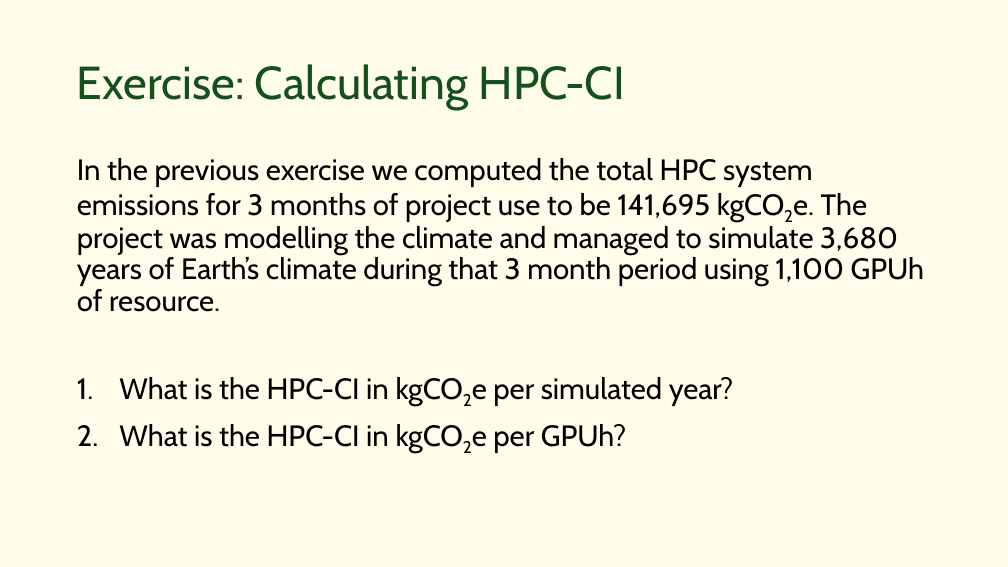
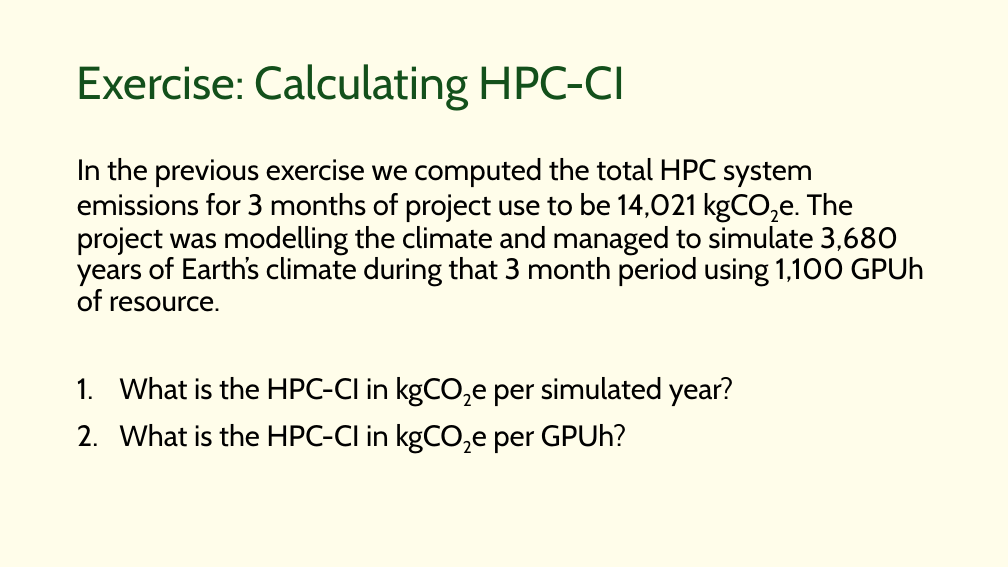
Before and after one commit to EPCCed/2026-02-26_GreenHPC_Turing, a slide deck: slide 6 of instructors/L7-measurement-hpcci.pptx. Drawn at 1008x567 pixels with LibreOffice and Linux fonts; fonts in the diff are those of the drawing. Boxes give left, top, right and bottom in pixels: in the first picture for what was removed or moved away, otherwise in the second. Text is boxed around its words. In the diff, an @@ line names an element or a change of style, - is before the commit and + after.

Commit message:
Fix typos in presentations

```diff
--- a/instructors/L7-measurement-hpcci.pptx
+++ b/instructors/L7-measurement-hpcci.pptx
@@ text at (x1=77, y1=158, x2=924, y2=312): text changed @@
-In the previous exercise we computed the total HPC system emissions for 3 months of project use to be 141,695 kgCO2e. The project was modelling the climate and managed to simulate 3,680 years of Earth’s climate during that 3 month period using 1,100 GPUh of resource.
+In the previous exercise we computed the total HPC system emissions for 3 months of project use to be 14,021 kgCO2e. The project was modelling the climate and managed to simulate 3,680 years of Earth’s climate during that 3 month period using 1,100 GPUh of resource.
```
Also in this commit, not shown: 1 other slide changed, 6 other files.
